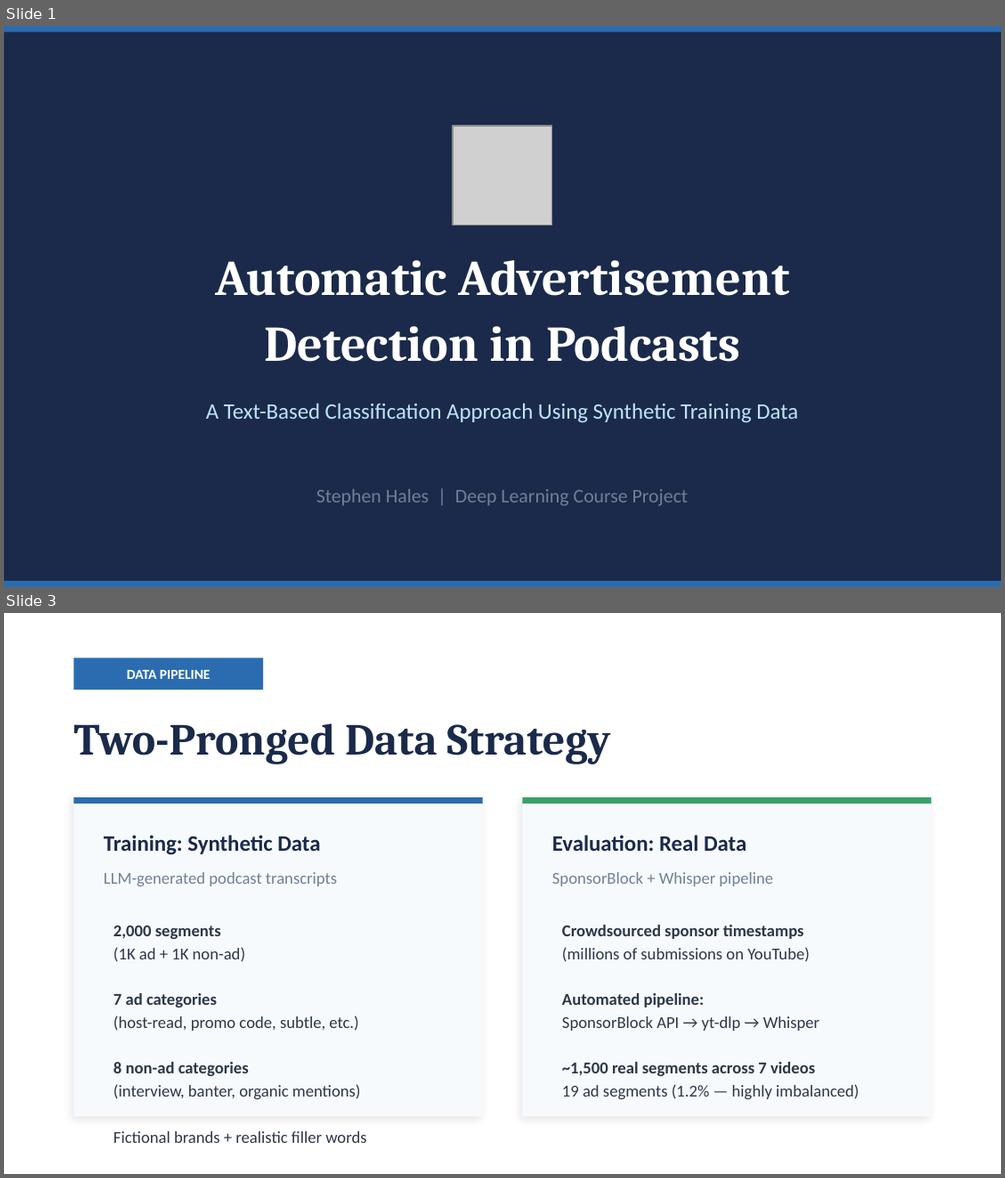
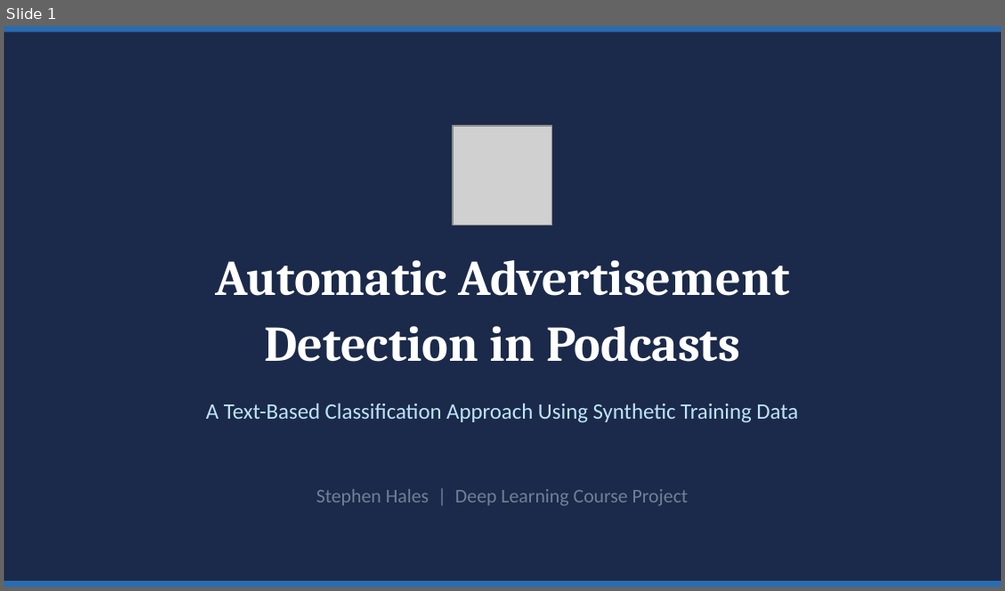
Before and after one commit to zhales05/cs-6480, a slide deck: project/podcast_ad_detection.pptx. Shown one above the other, each under a label of ours: slides 1 and 3 before the commit, slide 1 after it; the slides between them are not shown. The pictures are 1005x1178 and 1005x591 pixels, drawn with LibreOffice and Linux fonts; fonts in the diff are those of the drawing; grey boxes stand for pictures. Boxes give left, top, right and bottom in pixels: in the first picture for what was removed or moved away, otherwise in the second. Text is boxed around its words. In the diff, an @@ line names an element or a change of style, - is before the commit and + after.

```diff
--- a/project/podcast_ad_detection.pptx
+++ b/project/podcast_ad_detection.pptx
@@ slide 3 removed at [4,613,1001,1174], background #FFFFFF @@
@@ rectangle removed at [73,657,263,690] @@
@@ text removed at [127,670,210,679] @@
-DATA PIPELINE
@@ text removed at [73,723,611,764] @@
-Two-Pronged Data Strategy
@@ rectangle removed at [73,797,483,1117] @@
@@ rectangle removed at [73,797,483,803] @@
@@ rectangle removed at [522,797,931,1117] @@
@@ rectangle removed at [522,797,931,803] @@
@@ text removed at [104,835,320,855] @@
-Training: Synthetic Data
@@ text removed at [552,835,746,851] @@
-Evaluation: Real Data
@@ text removed at [104,872,337,886] @@
-LLM-generated podcast transcripts
@@ text removed at [552,872,773,886] @@
-SponsorBlock + Whisper pipeline
@@ text removed at [113,925,366,1143] @@
-2,000 segments
-(1K ad + 1K non-ad)
-7 ad categories
-(host-read, promo code, subtle, etc.)
-8 non-ad categories
-(interview, banter, organic mentions)
-Fictional brands + realistic filler words
@@ text removed at [562,925,858,1099] @@
-Crowdsourced sponsor timestamps
-(millions of submissions on YouTube)
-Automated pipeline:
-SponsorBlock API → yt-dlp → Whisper
-~1,500 real segments across 7 videos
-19 ad segments (1.2% — highly imbalanced)
```
Also in this commit, not shown: 7 slides added, 7 other slides removed, 4 other files.
